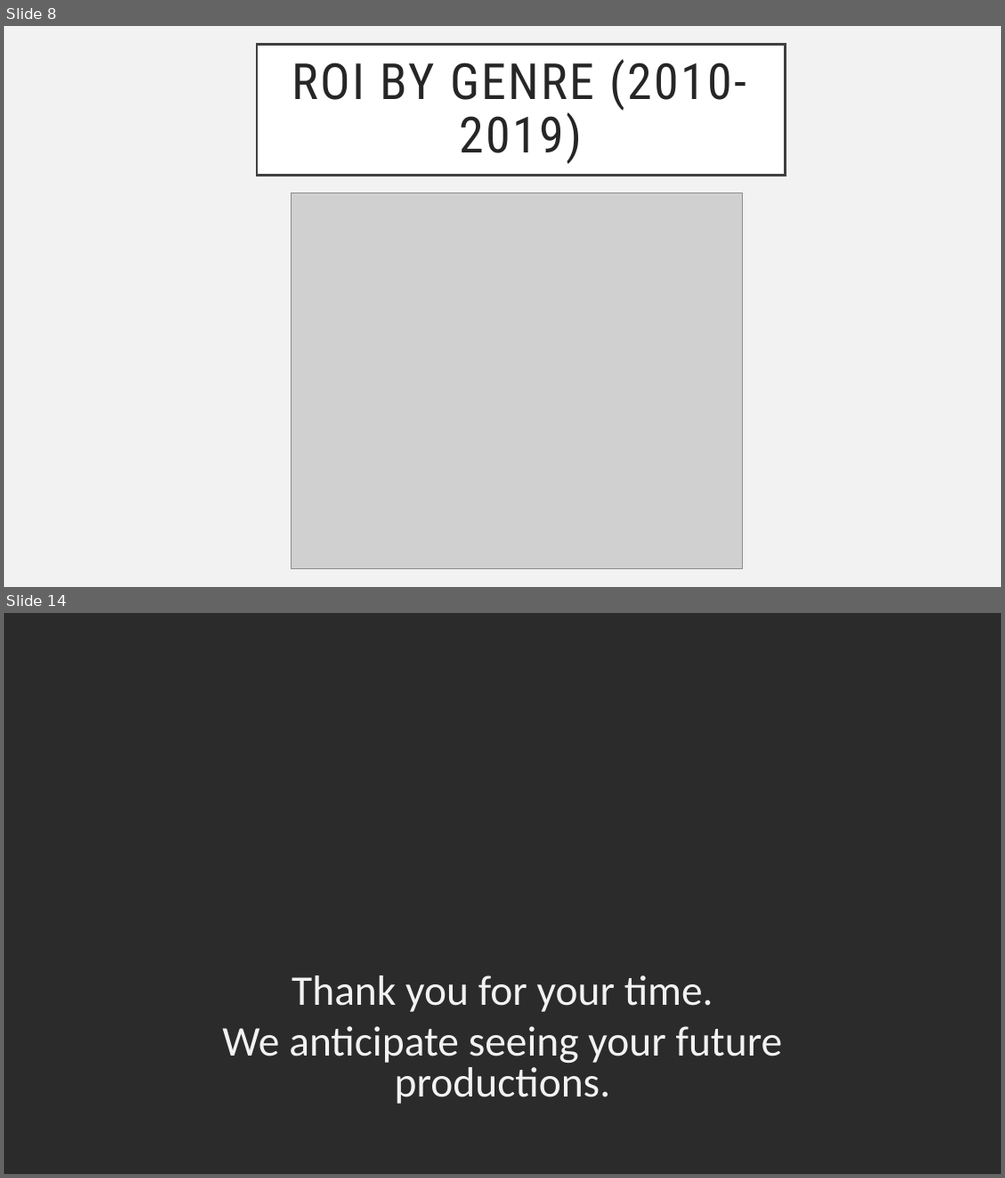
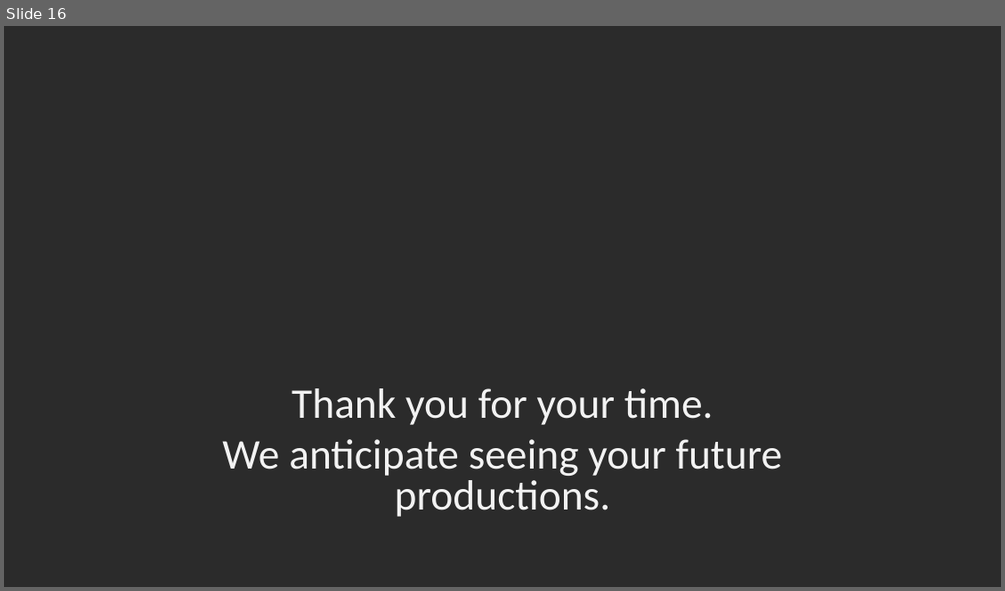
Before and after one commit to conlpate/dsc-mod-1-project-v2-1-onl01-dtsc-pt-052620, a slide deck: Presentation.pptx. Shown one above the other, each under a label of ours: slides 8 and 14 before the commit, slide 16 after it; the slides between them are not shown. The pictures are 1005x1178 and 1005x591 pixels, drawn with LibreOffice and Linux fonts; fonts in the diff are those of the drawing; grey boxes stand for pictures; background and template pictures are left out; a plain dark background stands for a picture behind light text. Boxes give left, top, right and bottom in pixels: in the first picture for what was removed or moved away, otherwise in the second. Text is boxed around its words. In the diff, an @@ line names an element or a change of style, - is before the commit and + after.

```diff
--- a/Presentation.pptx
+++ b/Presentation.pptx
@@ slide 8 removed at (4, 26, 1001, 587), background #F2F2F2 @@
@@ title removed at (257, 45, 785, 176) @@
-ROI BY GENRE (2010-2019)
@@ picture removed at (291, 192, 742, 569) @@
@@ what was slide 14 is now slide 16 @@
```
Also in this commit, not shown: 3 slides changed, 10 slides added, 7 other slides removed, 11 other files.
